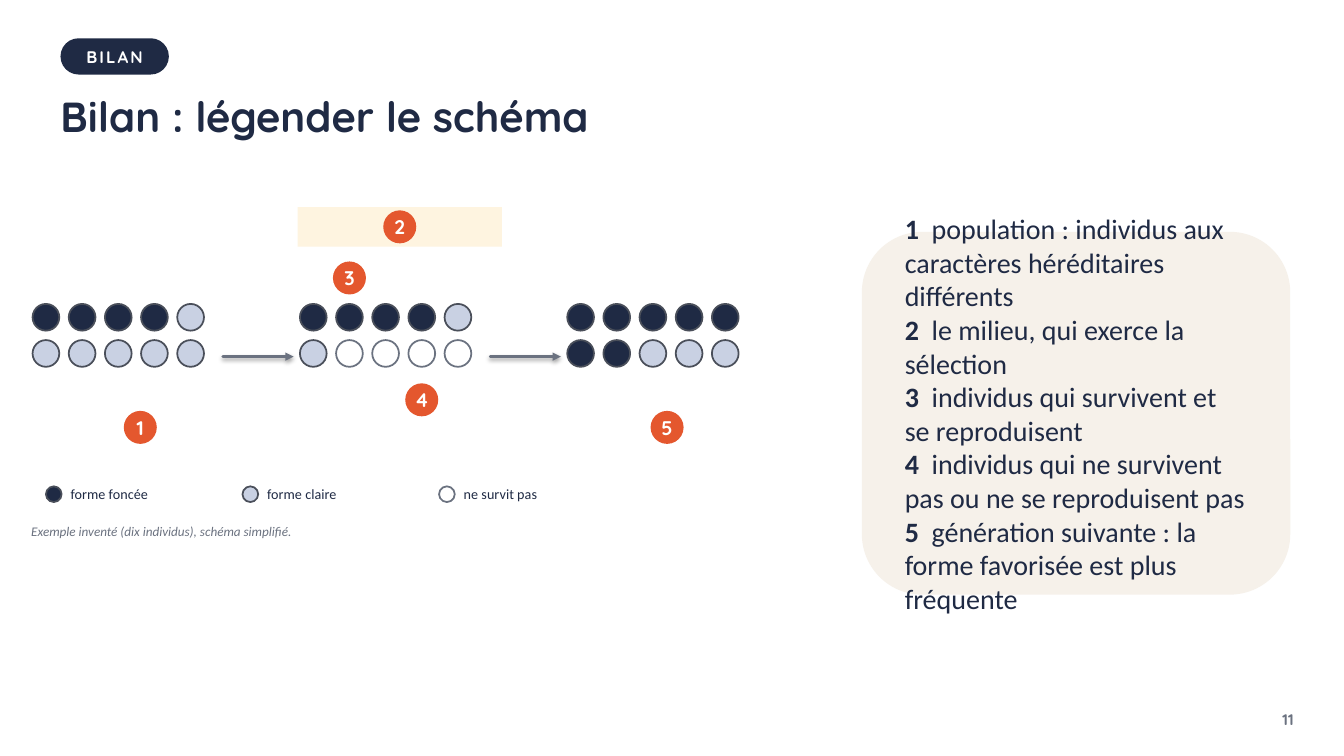
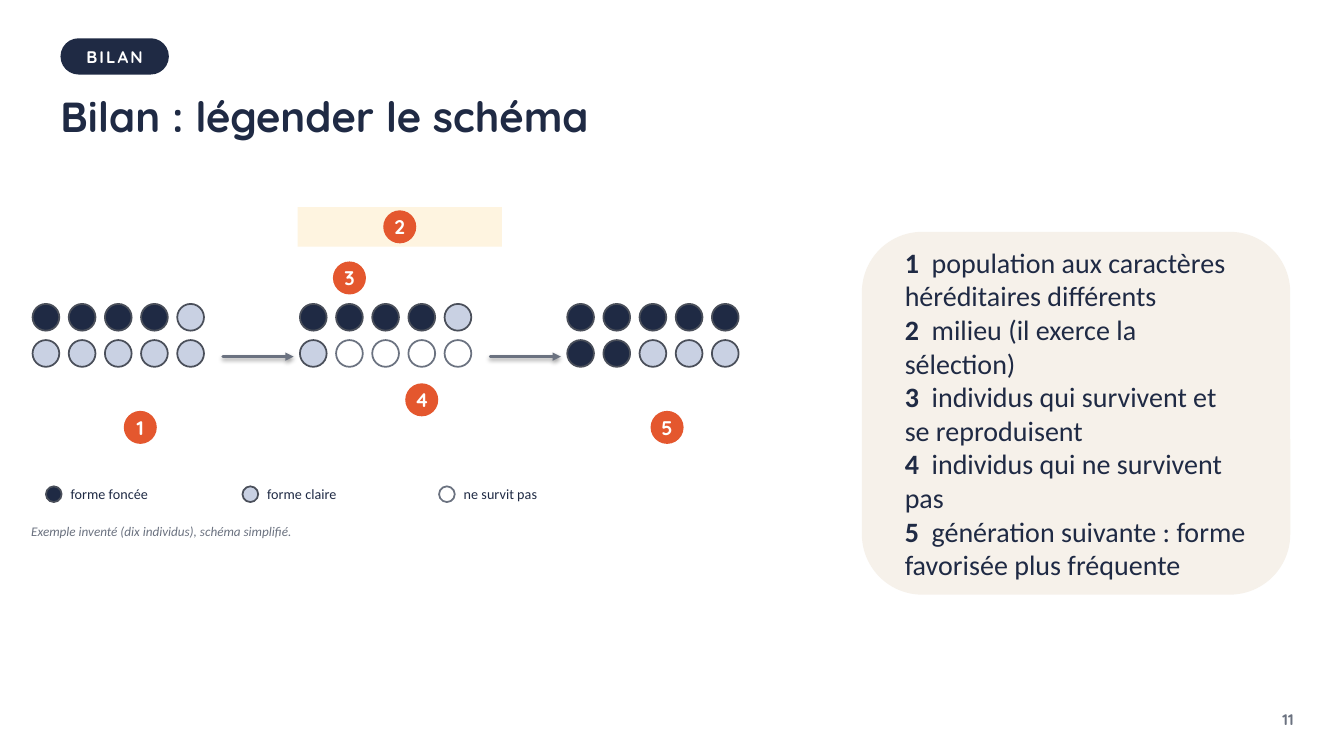
Before and after one commit to VinceIXIV/SVT-cour, a slide deck: slide 11 of cours/3e/S10-l-evolution-et-la-selection-naturelle/3e-S10-diaporama.pptx. Drawn at 1344x756 pixels with LibreOffice and Linux fonts; fonts in the diff are those of the drawing. Boxes give left, top, right and bottom in pixels: in the first picture for what was removed or moved away, otherwise in the second. Text is boxed around its words. In the diff, an @@ line names an element or a change of style, - is before the commit and + after.

```diff
--- a/cours/3e/S10-l-evolution-et-la-selection-naturelle/3e-S10-diaporama.pptx
+++ b/cours/3e/S10-l-evolution-et-la-selection-naturelle/3e-S10-diaporama.pptx
@@ text in rounded rectangle at <box>905,253,1225,378</box>: text changed @@
-1 population : individus aux caractères héréditaires différents
-2 le milieu, qui exerce la sélection
+1 population aux caractères héréditaires différents
+2 milieu (il exerce la sélection)
@@ text in rounded rectangle at <box>905,454,1246,580</box>: text changed @@
-4 individus qui ne survivent pas ou ne se reproduisent pas
-5 génération suivante : la forme favorisée est plus fréquente
+4 individus qui ne survivent pas
+5 génération suivante : forme favorisée plus fréquente
```
Also in this commit, not shown: 9 other files.
